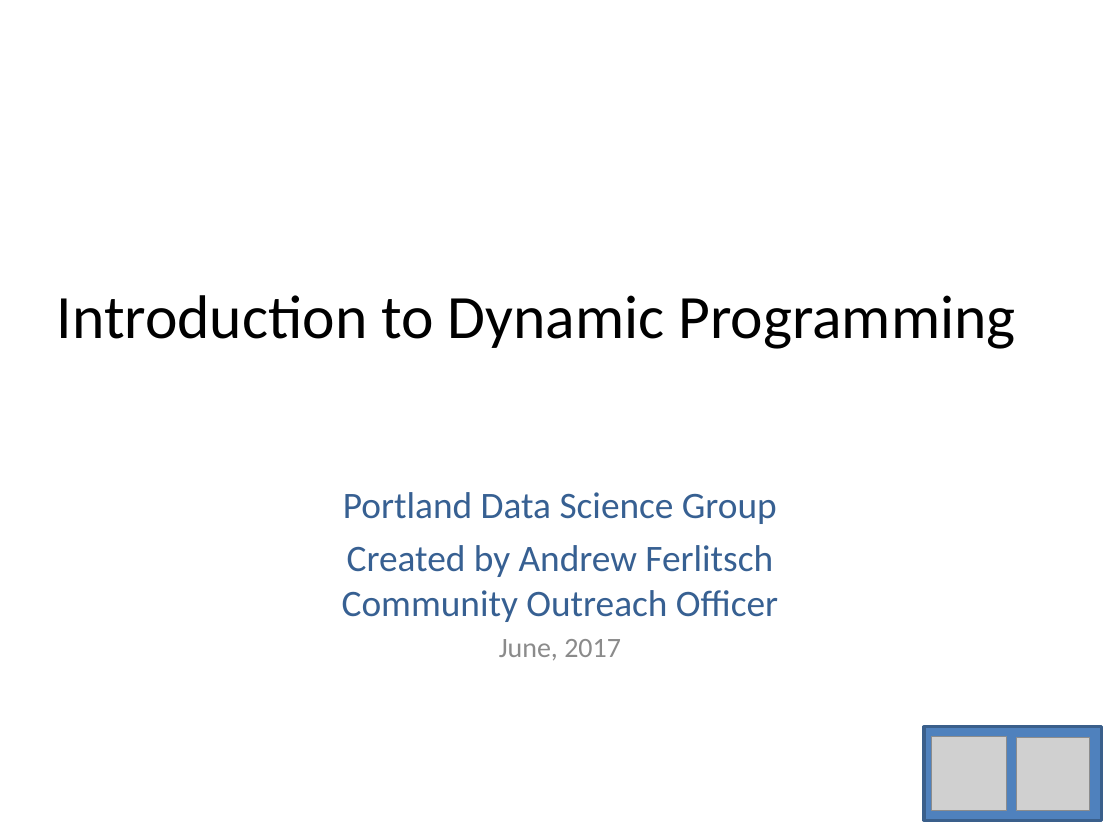
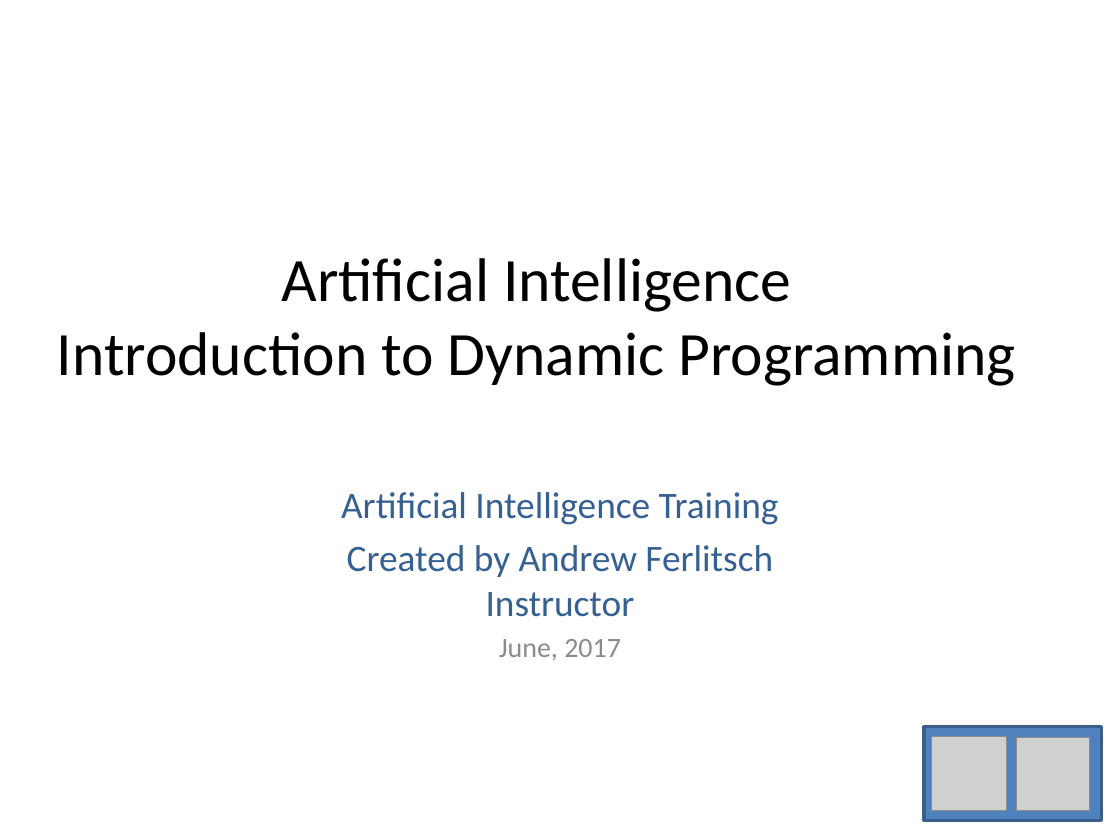
Before and after one commit to andrewferlitsch/Portland-Data-Science-Group, a slide deck: slide 1 of Presentations/AI Dynamic Programming.pptx. Drawn at 1120x840 pixels with LibreOffice and Linux fonts; fonts in the diff are those of the drawing; grey boxes stand for pictures. Boxes give left, top, right and bottom in pixels: in the first picture for what was removed or moved away, otherwise in the second. Text is boxed around its words. In the diff, an @@ line names an element or a change of style, - is before the commit and + after.

```diff
--- a/Presentations/AI Dynamic Programming.pptx
+++ b/Presentations/AI Dynamic Programming.pptx
@@ title at <box>57,258,1016,386</box>: text changed @@
-Introduction to Dynamic Programming
+Artificial Intelligence
+Introduction to Dynamic Programming
@@ subtitle at <box>341,492,779,617</box>: text changed @@
-Portland Data Science Group
-Created by Andrew Ferlitsch
-Community Outreach Officer
+Artificial Intelligence Training
+Created by Andrew Ferlitsch
+Instructor
```
Also in this commit, not shown: 9 other files.
